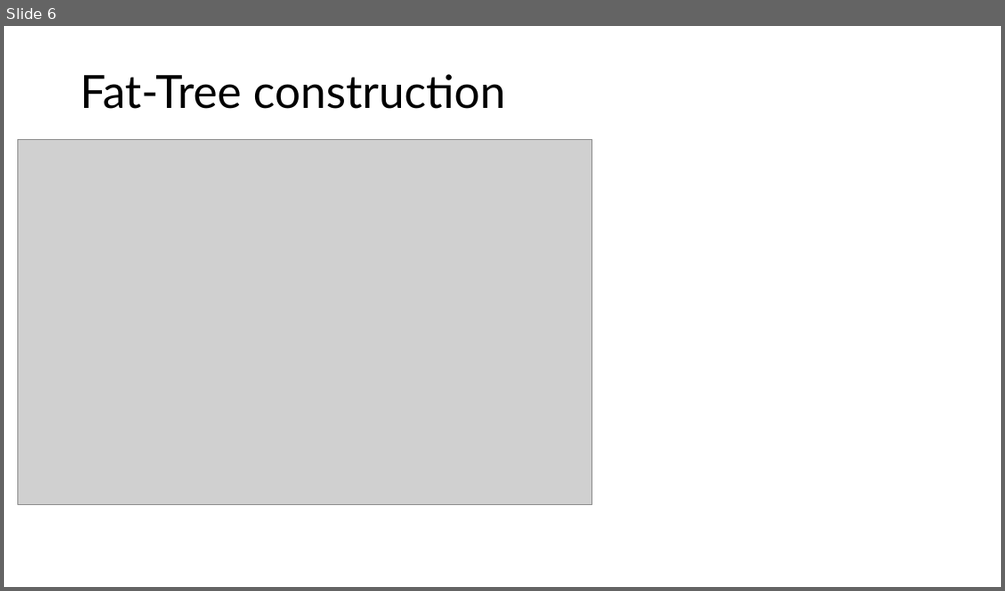
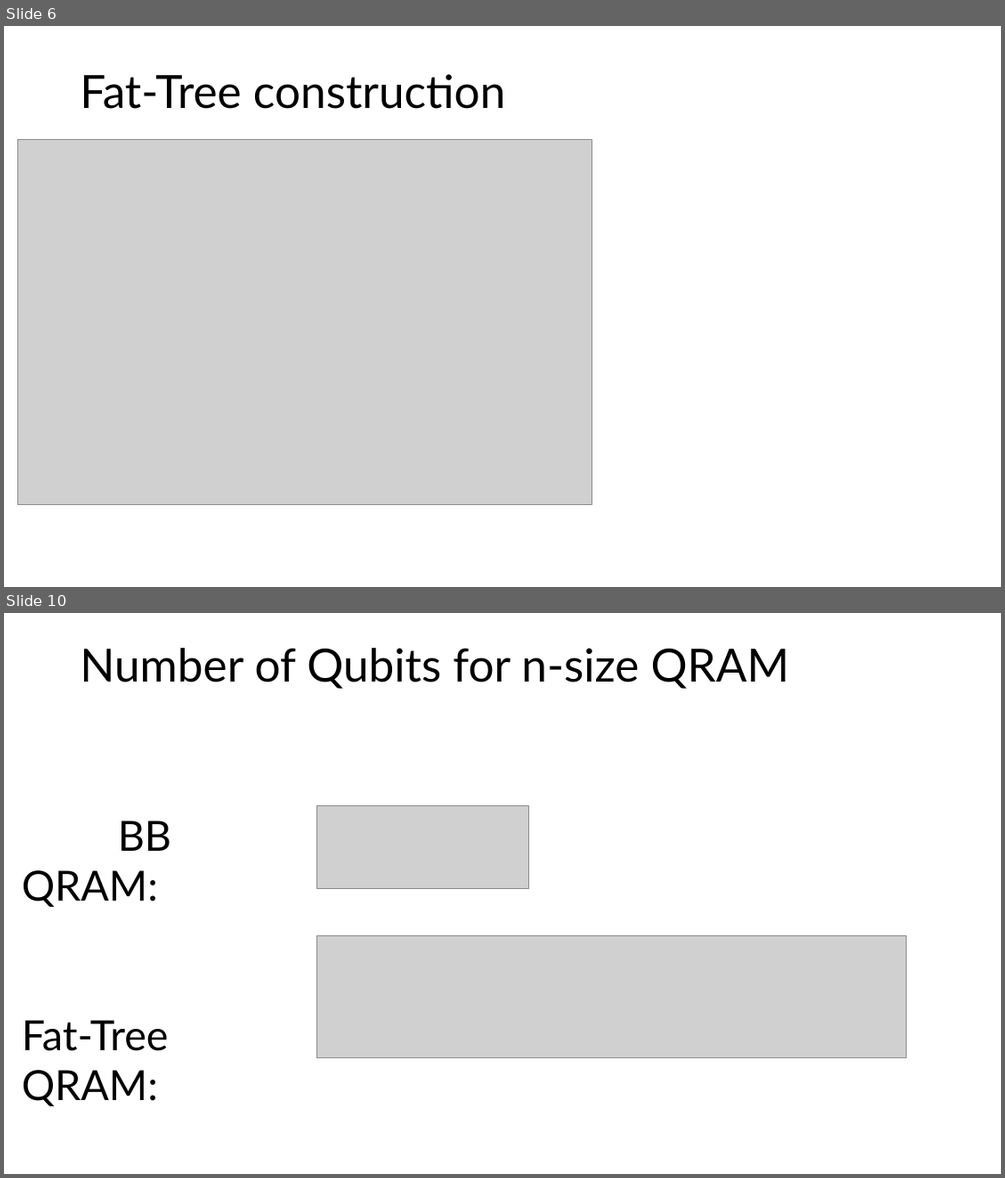
Before and after one commit to olifog/fat-tree-qram, a slide deck: presentation/qram-slides.pptx. Shown one above the other, each under a label of ours: slide 6 before the commit, slides 6 and 10 after it; the slides between them are not shown. The pictures are 1005x591 and 1005x1178 pixels, drawn with LibreOffice and Linux fonts; fonts in the diff are those of the drawing; grey boxes stand for pictures. Boxes give left, top, right and bottom in pixels: in the first picture for what was removed or moved away, otherwise in the second. Text is boxed around its words. In the diff, an @@ line names an element or a change of style, - is before the commit and + after.

```diff
--- a/presentation/qram-slides.pptx
+++ b/presentation/qram-slides.pptx
@@ slide 10 added at [4, 613, 1001, 1174], background #FFFFFF @@
@@ title added at [80, 648, 790, 689], 44 pt, text #000000 @@
+Number of Qubits for n-size QRAM
@@ text added at [22, 820, 171, 1106], 40 pt, text #000000 @@
+BB QRAM:
+Fat-Tree QRAM:
@@ picture added at [316, 806, 529, 888] @@
@@ picture added at [316, 935, 906, 1058] @@
```
Also in this commit, not shown: 5 other slides added, 3 other files.
